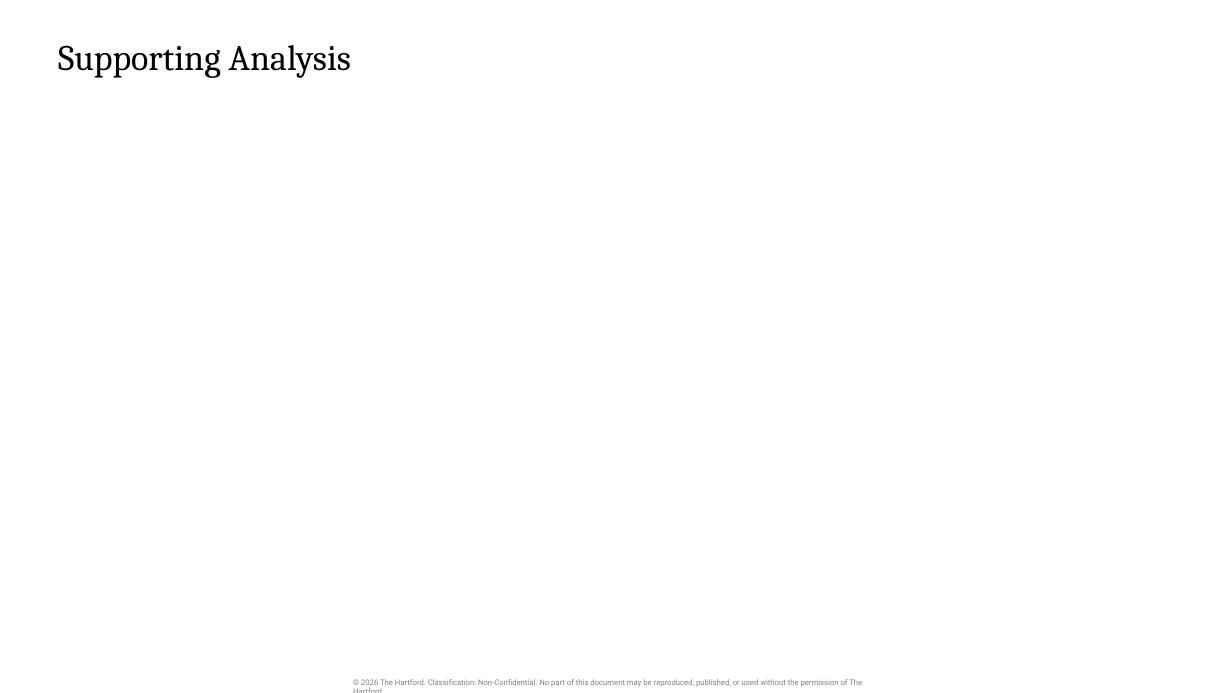
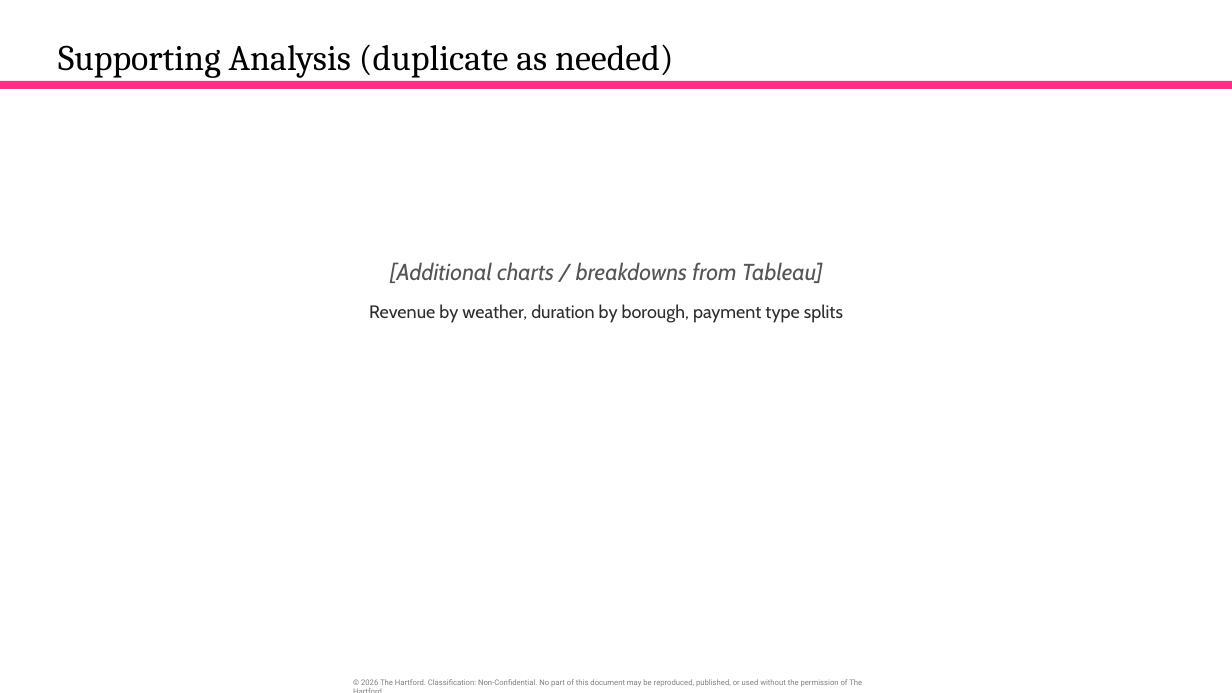
Before and after one commit to orlandojmarin/nyc-taxi-capstone, a slide deck: slide 16 of docs/Capstone_Presentation.pptx (slide 15 before the commit). Drawn at 1232x693 pixels with LibreOffice and Linux fonts; fonts in the diff are those of the drawing. Boxes give left, top, right and bottom in pixels: in the first picture for what was removed or moved away, otherwise in the second. Text is boxed around its words. In the diff, an @@ line names an element or a change of style, - is before the commit and + after.

```diff
--- a/docs/Capstone_Presentation.pptx
+++ b/docs/Capstone_Presentation.pptx
@@ title at box(58, 44, 673, 78): text changed @@
-Supporting Analysis
+Supporting Analysis (duplicate as needed)
@@ rectangle added at box(0, 80, 1232, 89), fill #FE3082 @@
@@ text added at box(369, 262, 843, 323), 14 pt, text #2D2D2D @@
+[Additional charts / breakdowns from Tableau]
+Revenue by weather, duration by borough, payment type splits
```
Also in this commit, not shown: 13 other slides changed, 7 slides added, 6 slides removed, 6 other files.
